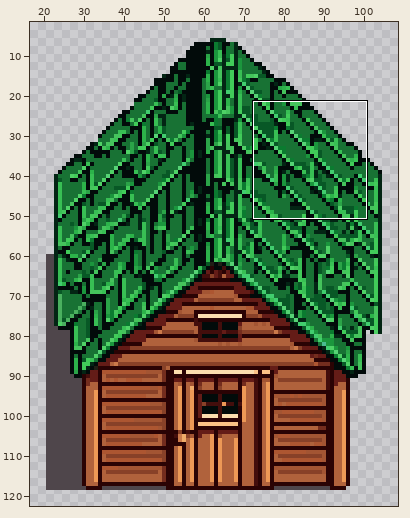
A pixel-art file gets an edit: IDEAS AND INFO/Camp_arts/House(Throwing).aseprite. Above: a wide view before the commit, with the close-up outlined.
Close-up. As it was:
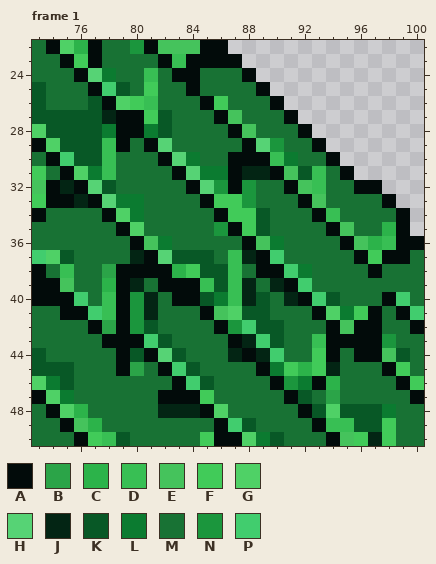
128x128 pixels, 1 frame. Colours within 5 levels of each other are drawn and written as one. Shown: frame 1: x 73..100, y 22..50. The wide view leaves out empty margins. The commit also changed other frames or places, which this record leaves out.
Palette (. is transparent): A #020b0a  B #2ba448  C #2cb34a  D #38bf54  E #45c35c  F #41cb59  G #4fd166  H #56d375  J #032514  K #085826  L #0b7b30  M #187234  N #1b963d  P #41cd6e
Pixels before, frame 1, first column x 73:
22 MAGCAMMNAEEEAA..............
23 MMAFAMMMMADAAAA.............
24 MMMAHLMMDMAAMMMA............
25 KMMMAPKMFMMAMMMMA...........
26 KMMMKAGFDMMMAFMMMA..........
27 KKKKKJAAFKMMMAEMMMA.........
28 GKKKKLAALKMMMMAEMMMA........
29 AGKKKDAMAHMMMMMAHNMMA.......
30 MAPKKDMMMAHLMMAAADLMMA......
31 FMAGLDMMMMAHLLAJJAEKDMA.....
32 EAJAHKMMMMMAHNANMMAEDMMAA...
33 FAAJAHLLMMMMAFFNMMMAEMMMMA..
34 AMMMMAGLMMMMMAFFKMMMADMMMMA.
35 MMMMMMAGMMMMMNAFKMMMMAEMMCA.
36 MMMMMMMAELMMMMMAELMMMMAECDAA
37 PGKMMMMJAHKKKMDJAPMMMMMAFAAM
38 AMDMMBAAAACFKKDMAAPLMMMMAMMM
39 AAEMMCAJMAAADKDJMJAPMMMMMMMM
40 AAAPMDANJMAAKLDJKMJAPKMMMAPM
41 MMAAPDANJMMMAEGKKMMMAGLFAMAP
42 MMMMABANKMMMMANPKKMMMAEAAMMA
43 MMMMMAAAPKMMMMAJPKMMDAAAANMM
44 KMMMMMAKAHKMMMJAJPMMFAMAAEKM
45 KKKMMMABMAPKMMMMALFCFJMMMAFM
46 GLKMMMMMMMAPKMMMMANLACMMMMAF
47 AGLMMMMMMAAAFMMMMMAKMBMMMMMA
48 MAGCMMMMMJJJAGMMMMMAKGKKKLMM
49 MMAECMMMMMMMMAPKMMMMADDKKFMM
50 MMMAFDKMMMMMFAAGLKMMMAEFJFMM
After:
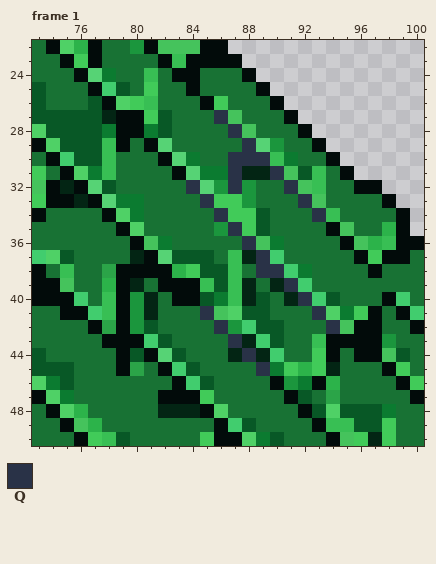
Colours new in this view: Q #293247
The edit:
{"where": "frame 1, layer \"Layer 1\""}
{"frame":1,"y":27,"x":86,"old":"A","new":"Q"}
{"frame":1,"y":28,"x":87,"old":"A","new":"Q"}
{"frame":1,"y":29,"x":88,"old":"A","new":"Q"}
{"frame":1,"y":30,"x":87,"old":"AAA","new":"QQQ"}
{"frame":1,"y":31,"x":87,"old":"A","new":"Q"}
{"frame":1,"y":31,"x":90,"old":"A","new":"Q"}
{"frame":1,"y":32,"x":84,"old":"A","new":"Q"}
{"frame":1,"y":32,"x":87,"old":"A","new":"Q"}
{"frame":1,"y":32,"x":91,"old":"A","new":"Q"}
{"frame":1,"y":33,"x":85,"old":"A","new":"Q"}
{"frame":1,"y":33,"x":92,"old":"A","new":"Q"}
{"frame":1,"y":34,"x":86,"old":"A","new":"Q"}
{"frame":1,"y":34,"x":93,"old":"A","new":"Q"}
{"frame":1,"y":35,"x":87,"old":"A","new":"Q"}
{"frame":1,"y":36,"x":88,"old":"A","new":"Q"}
{"frame":1,"y":37,"x":89,"old":"A","new":"Q"}
{"frame":1,"y":38,"x":89,"old":"AA","new":"QQ"}
{"frame":1,"y":39,"x":91,"old":"A","new":"Q"}
{"frame":1,"y":40,"x":92,"old":"A","new":"Q"}
{"frame":1,"y":41,"x":85,"old":"A","new":"Q"}
{"frame":1,"y":41,"x":93,"old":"A","new":"Q"}
{"frame":1,"y":42,"x":86,"old":"A","new":"Q"}
{"frame":1,"y":42,"x":94,"old":"A","new":"Q"}
{"frame":1,"y":43,"x":87,"old":"A","new":"Q"}
{"frame":1,"y":44,"x":88,"old":"A","new":"Q"}
{"frame":1,"y":45,"x":89,"old":"A","new":"Q"}
{"label":"changed","picture_box":[186,110,340,376]}
